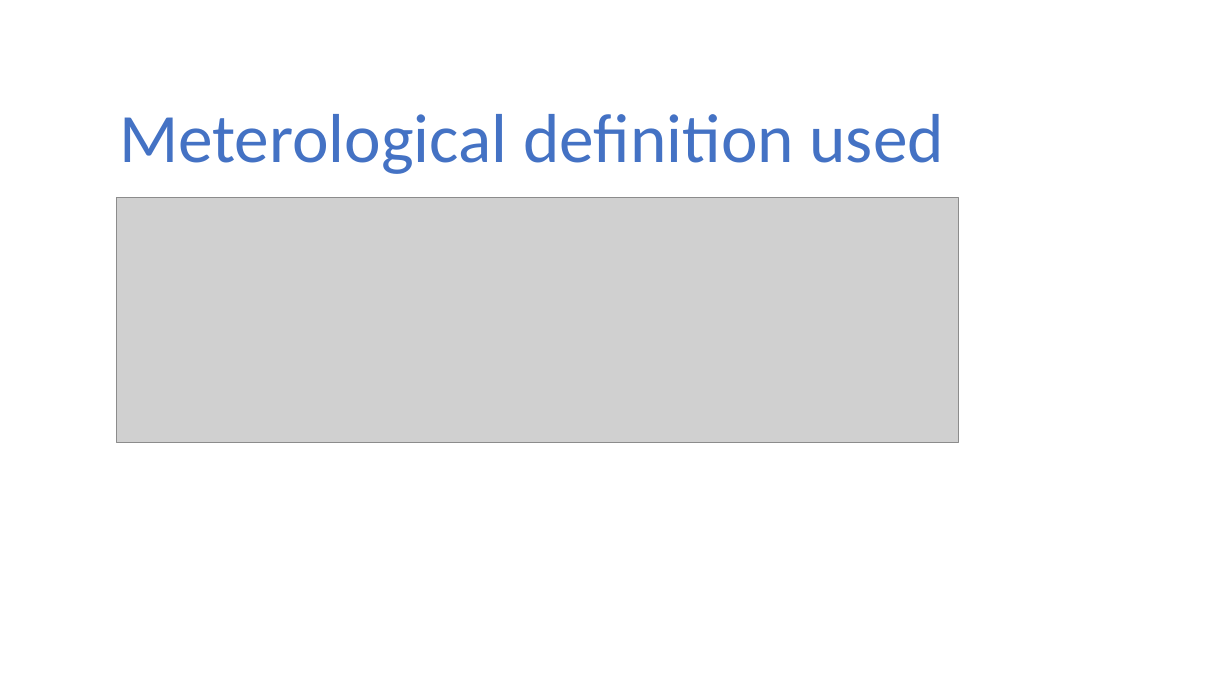
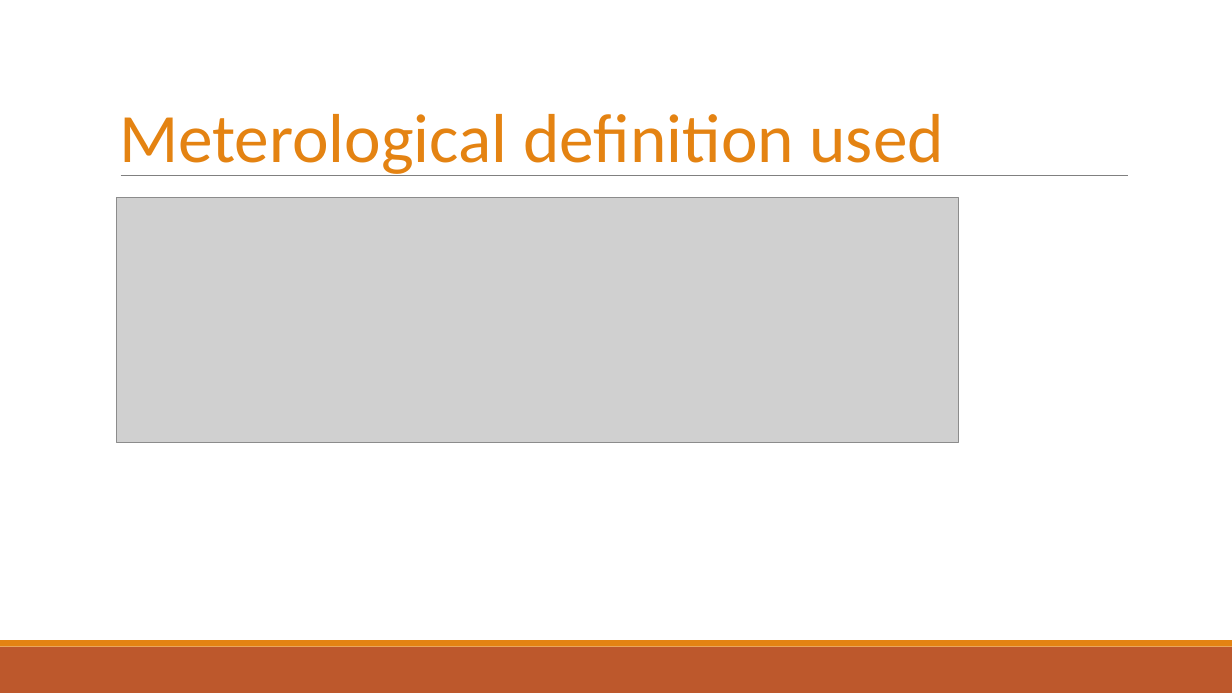
Before and after one commit to gilettejr/GroupC, a slide deck: slide 20 of Presentation/MainPresentation.pptx. Drawn at 1232x693 pixels with LibreOffice and Linux fonts; fonts in the diff are those of the drawing; grey boxes stand for pictures. Boxes give left, top, right and bottom in pixels: in the first picture for what was removed or moved away, otherwise in the second. Text is boxed around its words. In the diff, an @@ line names an element or a change of style, - is before the commit and + after.

```diff
--- a/Presentation/MainPresentation.pptx
+++ b/Presentation/MainPresentation.pptx
@@ text "Meterological definition used" at (119,114,944,176): text colour #4472C4 to #E48312 @@
@@ line added from (121, 176) to (1128, 176), #808080 0.5 pt @@
@@ rectangle added at (0,647,1232,693), fill #BD582C @@
@@ rectangle added at (0,640,1232,647), fill #E48312 @@
```
Also in this commit, not shown: 4 other slides changed, 1 slide added.
